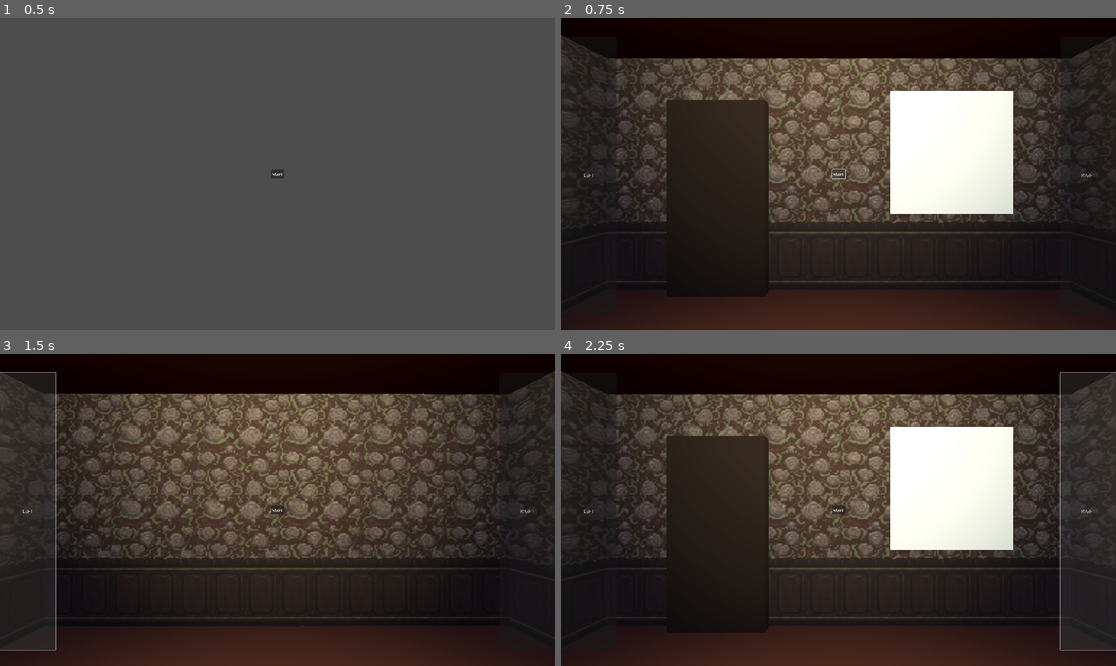
Above: before the commit, frames 1-4 (two rows, left to right).
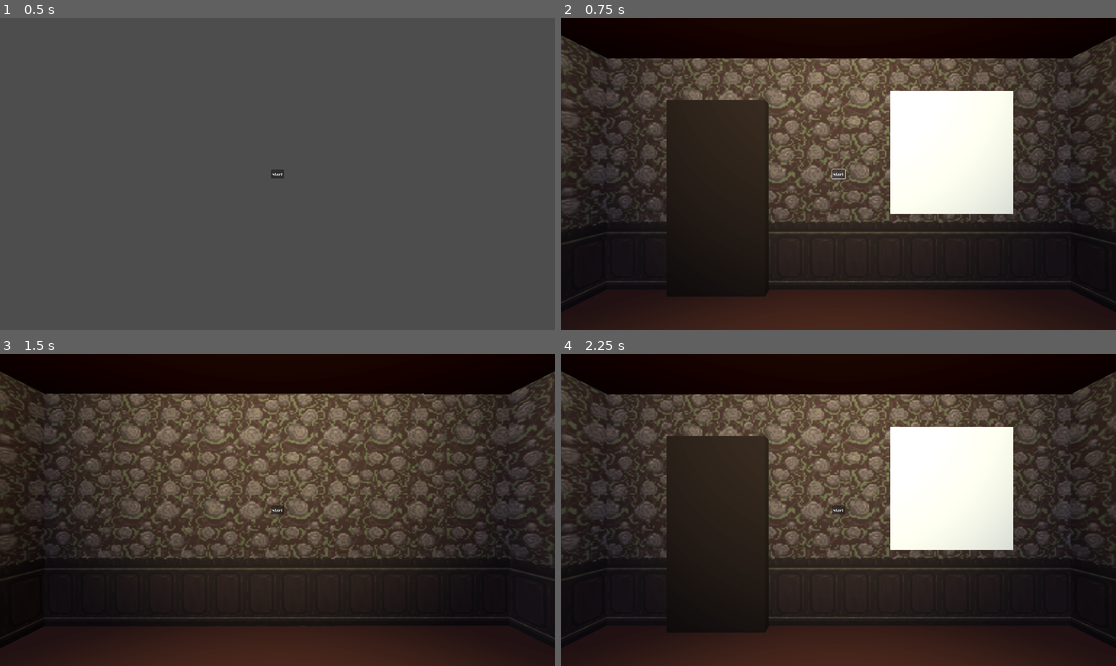
Above: after the commit, the same moments.

Repository: One1-One1/gmtk2025
Game: Godot game, scene res://scenes/main.tscn
The game is run twice, just before and just after one commit, with the same random seed, the same clock (stepped at 60 frames per second) and the same inputs.
Inputs (mouse positions are in pixels of both pictures, inside the frame that each line leads up to):
- Up to frame 1 (0.5 s): no input
- Up to frame 2 (0.75 s): click "start" at 0.5 s
- Up to frame 3 (1.5 s): click (27, 510) at 1.25 s, where only the run before the commit has a clickable "LEFT"
- Up to frame 4 (2.25 s): click (1088, 510) at 2 s, where only the run before the commit has a clickable "RIGHT"

Frame 1 is identical in both runs. In frame 2, 0.2% of the frame differs, in the area x 0-100%, y 7-52%; in frame 3, 0.7%, in the area x 0-100%, y 5-96%; in frame 4, 0.7%.

Commit message:
custom cursor

Diff:
--- a/scenes/main.tscn
+++ b/scenes/main.tscn
@@ -1,6 +1,7 @@
-[gd_scene load_steps=2 format=3 uid="uid://c83tyfj5suuup"]
+[gd_scene load_steps=3 format=3 uid="uid://c83tyfj5suuup"]
 
 [ext_resource type="Script" uid="uid://c76eeco1fa4bj" path="res://scripts/mainScene.gd" id="1_o5qli"]
+[ext_resource type="Texture2D" uid="uid://doaafokwr01y7" path="res://assets/placeholder/cursor.png" id="2_0wfyh"]
 
 [node name="main" type="Control"]
 layout_mode = 3
@@ -10,6 +11,7 @@
 grow_horizontal = 2
 grow_vertical = 2
 script = ExtResource("1_o5qli")
+cursorDef = ExtResource("2_0wfyh")
 
 [node name="main3d" type="Node3D" parent="."]
 
--- a/scenes/ui/ui.tscn
+++ b/scenes/ui/ui.tscn
@@ -1,6 +1,9 @@
-[gd_scene load_steps=2 format=3 uid="uid://bhjj65esfdxo5"]
+[gd_scene load_steps=5 format=3 uid="uid://bhjj65esfdxo5"]
 
 [ext_resource type="Script" uid="uid://dqe2ff7ogrrny" path="res://scripts/directions.gd" id="1_nt7q6"]
+[ext_resource type="Texture2D" uid="uid://ciyujnlbun7r3" path="res://assets/placeholder/arror2.png" id="2_aac20"]
+[ext_resource type="Texture2D" uid="uid://cayv1e7fq4qft" path="res://assets/placeholder/arror.png" id="3_aac20"]
+[ext_resource type="Texture2D" uid="uid://doaafokwr01y7" path="res://assets/placeholder/cursor.png" id="4_g5kmx"]
 
 [node name="UI" type="Control"]
 layout_mode = 3
@@ -10,9 +13,12 @@
 grow_horizontal = 2
 grow_vertical = 2
 script = ExtResource("1_nt7q6")
+CursorL = ExtResource("2_aac20")
+CursorR = ExtResource("3_aac20")
+CursorDef = ExtResource("4_g5kmx")
 
 [node name="left" type="Button" parent="."]
-modulate = Color(1, 1, 1, 0.729412)
+modulate = Color(1, 1, 1, 0)
 layout_mode = 1
 anchors_preset = 4
 anchor_top = 0.5
@@ -21,10 +27,11 @@
 offset_right = 192.0
 offset_bottom = 484.0
 grow_vertical = 2
+mouse_filter = 1
 text = "LEFT"
 
 [node name="right" type="Button" parent="."]
-modulate = Color(1, 1, 1, 0.729412)
+modulate = Color(1, 1, 1, 0)
 layout_mode = 1
 anchors_preset = 6
 anchor_left = 1.0
@@ -38,5 +45,9 @@
 grow_vertical = 2
 text = "RIGHT"
 
+[connection signal="mouse_entered" from="left" to="." method="_on_left_mouse_entered"]
+[connection signal="mouse_exited" from="left" to="." method="_on_left_mouse_exited"]
 [connection signal="pressed" from="left" to="." method="_on_left_pressed"]
+[connection signal="mouse_entered" from="right" to="." method="_on_right_mouse_entered"]
+[connection signal="mouse_exited" from="right" to="." method="_on_right_mouse_exited"]
 [connection signal="pressed" from="right" to="." method="_on_right_pressed"]
--- a/scripts/directions.gd
+++ b/scripts/directions.gd
@@ -1,5 +1,8 @@
 extends Control
 
+@export var CursorL:Texture
+@export var CursorR:Texture
+@export var CursorDef:Texture
 @export var camera:Camera3D
 @export var path:PathFollow3D
 @onready var lButton:Button = $left
@@ -10,3 +13,13 @@
 
 func _on_right_pressed():
 	path.progress_ratio += 0.25
+
+
+func _on_left_mouse_entered():
+	Input.set_custom_mouse_cursor(CursorL)
+func _on_left_mouse_exited():
+	Input.set_custom_mouse_cursor(CursorDef)
+func _on_right_mouse_entered():
+	Input.set_custom_mouse_cursor(CursorR)
+func _on_right_mouse_exited():
+	Input.set_custom_mouse_cursor(CursorDef)
--- a/scripts/mainScene.gd
+++ b/scripts/mainScene.gd
@@ -1,8 +1,12 @@
 extends Control
 
+@export var cursorDef:Texture
 @onready var main3D:Node3D = $main3d
 var roomMain:Node3D
 var roomNum:String = "0"
+
+func _ready():
+	Input.set_custom_mouse_cursor(cursorDef)
 
 func unloadLevel():
 	if(is_instance_valid(roomMain)):
Binary file added: assets/placeholder/arror.png
Not shown, added: assets/placeholder/arror.png.import
Binary file added: assets/placeholder/arror2.png
Not shown, added: assets/placeholder/arror2.png.import
Binary file added: assets/placeholder/cursor.png
Not shown, added: assets/placeholder/cursor.png.import
Not shown, added: assets/placeholder/cursor.cur
